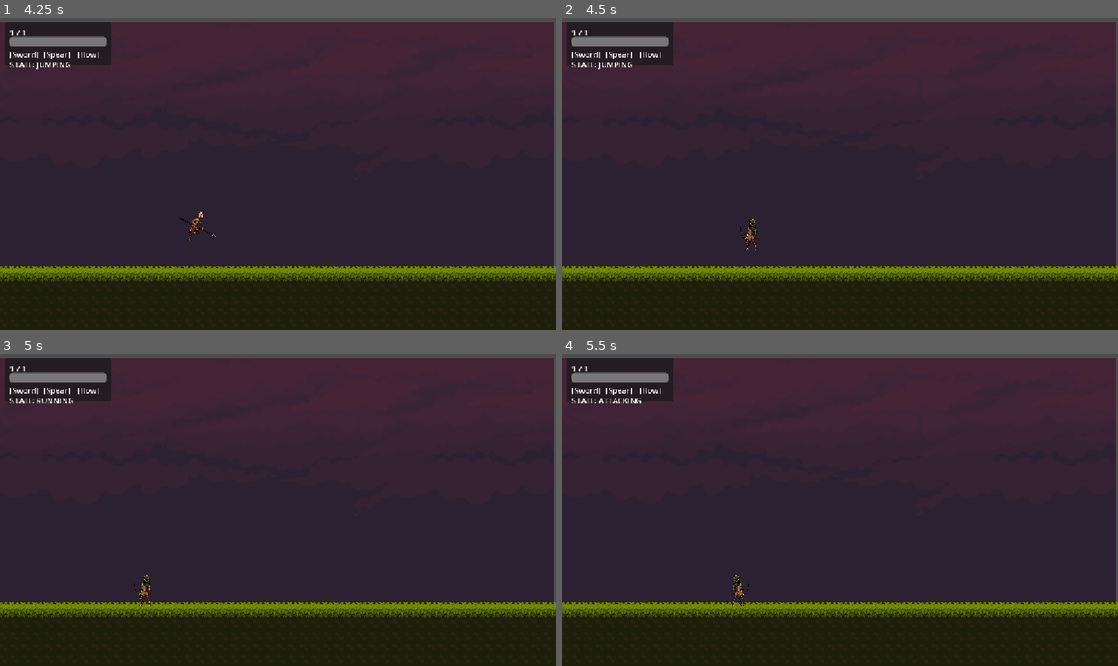
Above: before the commit, frames 1-4 (two rows, left to right).
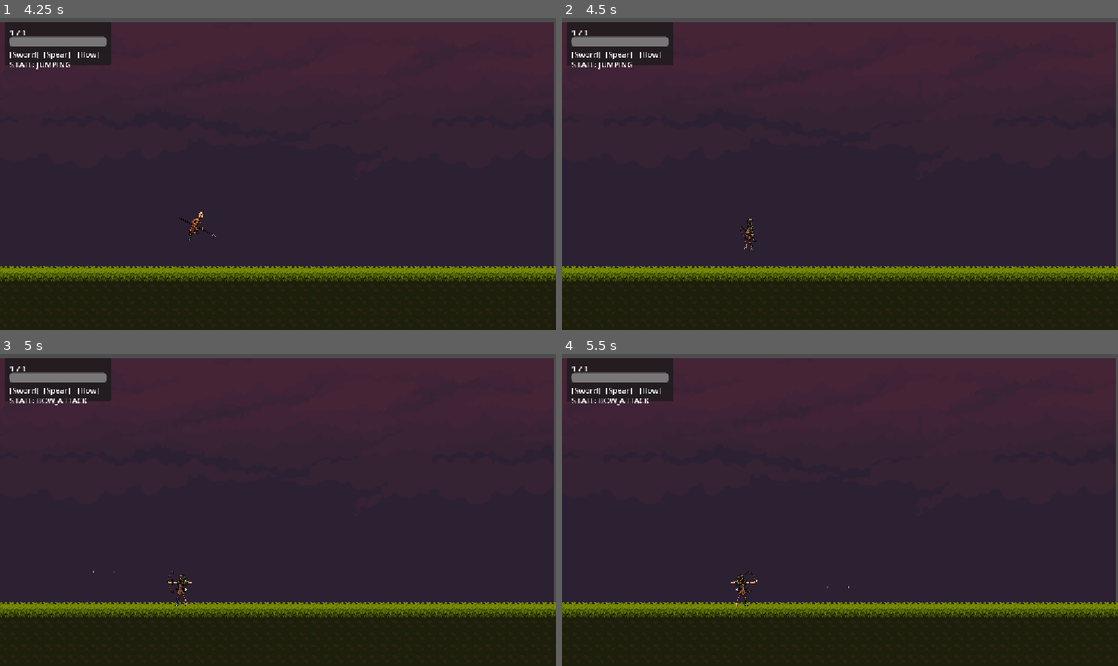
Above: after the commit, the same moments.

Repository: sizzlingsisig/triquetra
Game: Godot game, scene res://main.tscn
Two runs of this game, one before a commit and one after it. Both use one fixed random seed, a clock stepped at 60 frames per second and the inputs below.
Inputs (mouse positions are in pixels of both pictures, inside the frame that each line leads up to):
- Up to frame 1 (4.25 s): tap Enter at 0.5 s; move the mouse to (400, 158) at 0.52 s; hold D (move_right) 0.53-2.03 s; click (400, 158) at 0.6 s; tap Space (jump) at 0.77, 1.25, 1.52, 3.02, 3.77 s; right-click (400, 158) at 0.8 s; move the mouse to (166, 189) at 1.27 s; right-click (166, 189) at 1.35 s; click (166, 189) at 1.55 s; move the mouse to (333, 105) at 2.02 s; hold A (move_left) 2.03-2.78 s; click (333, 105) at 2.1 s; right-click (333, 105) at 2.3 s; move the mouse to (250, 236) at 2.77 s; hold D (move_right) from 2.78 s (still down); right-click (250, 236) at 2.85 s; click (250, 236) at 3.05 s; move the mouse to (444, 220) at 3.52 s; tap Mouse wheel down (swap_next) at 3.6 s; right-click (444, 220) at 3.8 s
- Up to frame 2 (4.5 s): move the mouse to (673, 127) at 4.27 s; release D (move_right) at 4.28 s; hold A (move_left) from 4.28 s (still down); tap Mouse wheel up (swap_prev) at 4.35 s
- Up to frame 3 (5 s): keep holding A (move_left); tap Space (jump) at 4.52 s; click (111, 463) at 4.55 s
- Up to frame 4 (5.5 s): move the mouse to (867, 510) at 5.02 s; release A (move_left) at 5.03 s; hold D (move_right) from 5.03 s (still down); click (867, 510) at 5.1 s; right-click (867, 510) at 5.3 s

Frame 1 is identical in both runs. In frame 2, 0.1% of the frame differs, in the area x 32-36%, y 64-75%; in frame 3, 0.3%, in the area x 6-35%, y 14-81%; in frame 4, 0.3%.

Commit message:
feat: added movement animations, special effects, special attack, and projectile firing for bow form

Diff:
--- a/scenes/player/arrow_projectile.tscn
+++ b/scenes/player/arrow_projectile.tscn
@@ -1,6 +1,7 @@
 [gd_scene format=3]
 
 [ext_resource type="Script" path="res://scripts/features/combat/projectiles/player_arrow_projectile.gd" id="arrow_projectile_script"]
+[ext_resource type="Texture2D" uid="uid://bobx5f7a3nwa7" path="res://assets/skeleton_sprites/Skeleton_Archer/Arrow.png" id="arrow_texture"]
 
 [sub_resource type="CircleShape2D" id="arrow_shape"]
 radius = 6.0
@@ -12,3 +13,6 @@
 
 [node name="CollisionShape2D" type="CollisionShape2D" parent="." unique_id=1656986993]
 shape = SubResource("arrow_shape")
+
+[node name="Sprite" type="Sprite2D" parent="."]
+texture = ExtResource("arrow_texture")
--- a/scenes/player/player_bow.tscn
+++ b/scenes/player/player_bow.tscn
@@ -18,6 +18,8 @@
 [ext_resource type="Script" uid="uid://dw1q2bctx58lp" path="res://scripts/features/player/states/state_jumping.gd" id="state_jumping_script"]
 [ext_resource type="Script" uid="uid://bp1nfpynqa7pr" path="res://scripts/features/player/states/state_running.gd" id="state_running_script"]
 [ext_resource type="Script" uid="uid://cqptjtnsn3hwp" path="res://scripts/features/player/states/state_special.gd" id="state_special_script"]
+[ext_resource type="Script" path="res://scripts/features/player/states/state_bow_attack.gd" id="state_bow_attack_script"]
+[ext_resource type="Script" path="res://scripts/features/player/states/state_evasion.gd" id="state_evasion_script"]
 
 [sub_resource type="AtlasTexture" id="atlas_dead_0"]
 atlas = ExtResource("6")
@@ -502,5 +504,11 @@
 [node name="StateSwitching" type="Node" parent="Fsm" unique_id=953415323]
 script = ExtResource("17_jlo4l")
 
+[node name="StateBowAttack" type="Node" parent="Fsm"]
+script = ExtResource("state_bow_attack_script")
+
+[node name="StateEvasion" type="Node" parent="Fsm"]
+script = ExtResource("state_evasion_script")
+
 [node name="MovementComponent" type="Node" parent="." unique_id=425040645]
 script = ExtResource("17_5eoj4")
--- a/scripts/features/player/player_controller.gd
+++ b/scripts/features/player/player_controller.gd
@@ -12,6 +12,7 @@
 @onready var _sprite: AnimatedSprite2D = $Sprite
 @onready var _hurtbox: Hurtbox = $Hurtbox
 @onready var _movement: PlayerMovementComponent = $MovementComponent
+@onready var _collision_shape: CollisionShape2D = $CollisionShape2D
 var _input_buffer: Node
 
 func get_input_buffer() -> Node:
@@ -81,6 +82,7 @@
 	if _fsm:
 		_fsm.physics_update(delta)
 	move_and_slide()
+	_clamp_to_screen()
 
 func _apply_simple_physics(delta: float) -> void:
 	if _fsm:
@@ -90,6 +92,7 @@
 		else:
 			velocity.y = 0.0
 		move_and_slide()
+		_clamp_to_screen()
 	else:
 		if Input.is_action_just_pressed("jump") and is_on_floor():
 			velocity.y = jump_velocity
@@ -107,6 +110,17 @@
 			if is_on_floor() and absf(velocity.x) <= 4.0:
 				play_animation("idle")
 		move_and_slide()
+func _clamp_to_screen() -> void:
+	var screen_size: Vector2 = get_viewport_rect().size
+	var half_width: float = 16.0
+	var half_height: float = 26.0
+	if _collision_shape and _collision_shape.shape is RectangleShape2D:
+		var rect: RectangleShape2D = _collision_shape.shape
+		half_width = rect.size.x * 0.5
+		half_height = rect.size.y * 0.5
+	global_position.x = clampf(global_position.x, half_width, screen_size.x - half_width)
+	global_position.y = clampf(global_position.y, half_height, screen_size.y - half_height)
+
 func _unhandled_input(_event: InputEvent) -> void:
 	pass
 
@@ -132,7 +146,11 @@
 	if arrow_scene:
 		var arrow: Node = arrow_scene.instantiate()
 		get_parent().add_child(arrow)
-		arrow.global_position = global_position + (_facing * Vector2(30, -15))
+		var marker: Node2D = get_node_or_null("ArrowSpawnMarker")
+		if marker:
+			arrow.global_position = marker.global_position
+		else:
+			arrow.global_position = global_position + Vector2(_facing.x * 30, -15)
 		if arrow.has_method("initialize"):
 			arrow.initialize(_facing, form_id)
 
@@ -194,6 +212,7 @@
 
 func _set_sprite_facing(facing_left: bool) -> void:
 	_facing_left = facing_left
+	_facing = Vector2.LEFT if facing_left else Vector2.RIGHT
 	if _sprite:
 		_sprite.flip_h = facing_left
 
@@ -224,5 +243,6 @@
 
 func set_facing(left: bool) -> void:
 	_facing_left = left
+	_facing = Vector2.LEFT if left else Vector2.RIGHT
 	if _sprite:
 		_sprite.flip_h = left
--- a/scripts/features/player/player_fsm.gd
+++ b/scripts/features/player/player_fsm.gd
@@ -11,6 +11,8 @@
 	JUMPING = 5,
 	DEAD = 6,
 	STUNNED = 7,
+	BOW_ATTACK = 8,
+	EVASION = 9,
 }
 
 const COMMAND_PRIMARY_ATTACK: StringName = &"primary_attack"
@@ -88,7 +90,7 @@
 
 func _resolve_next_state() -> int:
 	match _state:
-		PlayerStateNode.ATTACKING, PlayerStateNode.SPECIAL, PlayerStateNode.JUMPING, PlayerStateNode.STUNNED, PlayerStateNode.DEAD, PlayerStateNode.SWITCHING:
+		PlayerStateNode.ATTACKING, PlayerStateNode.SPECIAL, PlayerStateNode.JUMPING, PlayerStateNode.STUNNED, PlayerStateNode.DEAD, PlayerStateNode.SWITCHING, PlayerStateNode.BOW_ATTACK, PlayerStateNode.EVASION:
 			return _state
 	if not _controller.is_on_floor():
 		return PlayerStateNode.JUMPING
@@ -114,5 +116,9 @@
 			return &"DEAD"
 		PlayerStateNode.STUNNED:
 			return &"STUNNED"
+		PlayerStateNode.BOW_ATTACK:
+			return &"BOW_ATTACK"
+		PlayerStateNode.EVASION:
+			return &"EVASION"
 		_:
 			return &"UNKNOWN"
--- /dev/null
+++ b/scripts/features/player/states/state_bow_attack.gd
@@ -0,0 +1,45 @@
+class_name StateBowAttack
+extends PlayerStateNode
+
+const Fsm = preload("res://scripts/features/player/player_fsm.gd")
+
+var _combo_index: int = 0
+var _animations: Array[StringName] = [&"shot", &"shot_2"]
+var _animation_finished: bool = false
+
+func _ready() -> void:
+	state_id = Fsm.PlayerStateNode.BOW_ATTACK
+
+func enter(_prev: int) -> void:
+	_combo_index = 0
+	_animation_finished = false
+	_controller.spawn_arrow()
+	_controller.play_animation(&"shot")
+	var sprite: AnimatedSprite2D = _controller.get_sprite()
+	if sprite and not sprite.animation_finished.is_connected(_on_animation_finished):
+		sprite.animation_finished.connect(_on_animation_finished)
+
+func exit(_next: int) -> void:
+	var sprite: AnimatedSprite2D = _controller.get_sprite()
+	if sprite and sprite.animation_finished.is_connected(_on_animation_finished):
+		sprite.animation_finished.disconnect(_on_animation_finished)
+
+func can_accept_command(cmd: StringName) -> bool:
+	return cmd == Fsm.COMMAND_PRIMARY_ATTACK
+
+func handle_action(cmd: StringName) -> bool:
+	if cmd == Fsm.COMMAND_PRIMARY_ATTACK:
+		if not _animation_finished:
+			_combo_index = (_combo_index + 1) % _animations.size()
+			_controller.spawn_arrow()
+			_controller.play_animation(_animations[_combo_index])
+			return true
+	return false
+
+func _on_animation_finished() -> void:
+	_animation_finished = true
+
+func physics_update(delta: float) -> void:
+	_controller.velocity.x = 0.0
+	if _animation_finished:
+		_fsm.force_state(Fsm.PlayerStateNode.IDLE, &"animation_finished")
--- /dev/null
+++ b/scripts/features/player/states/state_evasion.gd
@@ -0,0 +1,53 @@
+class_name StateEvasion
+extends PlayerStateNode
+
+const Fsm = preload("res://scripts/features/player/player_fsm.gd")
+
+const DASH_SPEED: float = 400.0
+
+var _animation_finished: bool = false
+var _motion_blur: ShaderMaterial
+
+func _ready() -> void:
+	state_id = Fsm.PlayerStateNode.EVASION
+	_motion_blur = ShaderMaterial.new()
+	_motion_blur.shader = preload("res://shaders/motion_blur.gdshader")
+
+func enter(_prev: int) -> void:
+	_animation_finished = false
+
+	# Apply motion blur shader to sprite
+	var sprite: AnimatedSprite2D = _controller.get_sprite()
+	if sprite:
+		sprite.material = _motion_blur
+		_motion_blur.set_shader_parameter(&"intensity", 0.8)
+		if not sprite.animation_finished.is_connected(_on_animation_finished):
+			sprite.animation_finished.connect(_on_animation_finished)
+
+	# Dash in opposite facing direction
+	var dash_dir: float = 1.0 if _controller.is_facing_left() else -1.0
+	_controller.velocity.x = dash_dir * DASH_SPEED
+	_motion_blur.set_shader_parameter(&"direction", Vector2(dash_dir, 0.0))
+
+	_controller.play_animation(&"evasion")
+
+func exit(_next: int) -> void:
+	var sprite: AnimatedSprite2D = _controller.get_sprite()
+	if sprite:
+		sprite.material = null
+		if sprite.animation_finished.is_connected(_on_animation_finished):
+			sprite.animation_finished.disconnect(_on_animation_finished)
+
+func can_accept_command(_cmd: StringName) -> bool:
+	return false
+
+func handle_action(_cmd: StringName) -> bool:
+	return false
+
+func _on_animation_finished() -> void:
+	_animation_finished = true
+
+func physics_update(delta: float) -> void:
+	if _animation_finished:
+		_controller.velocity.x = move_toward(_controller.velocity.x, 0.0, DASH_SPEED * delta)
+		_fsm.force_state(Fsm.PlayerStateNode.IDLE, &"animation_finished")
--- a/scripts/features/player/states/state_idle.gd
+++ b/scripts/features/player/states/state_idle.gd
@@ -15,19 +15,26 @@
 func handle_action(cmd: StringName) -> bool:
 	match cmd:
 		Fsm.COMMAND_PRIMARY_ATTACK:
-			_controller.spawn_hitbox()
-			_controller.play_animation("attack")
-			_fsm.force_state(Fsm.PlayerStateNode.ATTACKING, cmd)
+			if _controller.form_id == &"Bow":
+				_controller.spawn_arrow()
+				_controller.play_animation(&"shot")
+				_fsm.force_state(Fsm.PlayerStateNode.BOW_ATTACK, cmd)
+			else:
+				_controller.spawn_hitbox()
+				_controller.play_animation(&"attack")
+				_fsm.force_state(Fsm.PlayerStateNode.ATTACKING, cmd)
 			return true
 		Fsm.COMMAND_SPECIAL:
-			if _controller.form_id == &"Bow":
-				_controller.spawn_arrow()
-				_controller.play_animation("shot")
-			elif _controller.form_id == &"Sword":
-				_controller.play_animation("block")
-			else:
-				_controller.play_animation("special")
-			_fsm.force_state(Fsm.PlayerStateNode.SPECIAL, cmd)
+			match _controller.form_id:
+				&"Bow":
+					_controller.play_animation(&"evasion")
+					_fsm.force_state(Fsm.PlayerStateNode.EVASION, cmd)
+				&"Sword":
+					_controller.play_animation(&"block")
+					_fsm.force_state(Fsm.PlayerStateNode.SPECIAL, cmd)
+				_:
+					_controller.play_animation(&"special")
+					_fsm.force_state(Fsm.PlayerStateNode.SPECIAL, cmd)
 			return true
 		Fsm.COMMAND_JUMP:
 			_controller.jump()
@@ -47,7 +54,8 @@
 	if _movement:
 		_movement.apply_movement(delta)
 	if absf(_controller.velocity.x) > 4.0:
-		_controller.play_animation("run")
+		var move_anim: StringName = &"walk" if _controller.form_id == &"Bow" else &"run"
+		_controller.play_animation(move_anim)
 		_fsm.force_state(Fsm.PlayerStateNode.RUNNING, &"movement")
 	elif not _controller.is_on_floor():
 		_fsm.force_state(Fsm.PlayerStateNode.JUMPING, &"falling")
--- a/scripts/features/player/states/state_jumping.gd
+++ b/scripts/features/player/states/state_jumping.gd
@@ -15,11 +15,17 @@
 func handle_action(cmd: StringName) -> bool:
 	match cmd:
 		Fsm.COMMAND_PRIMARY_ATTACK:
-			_controller.spawn_hitbox()
+			if _controller.form_id == &"Bow":
+				_controller.spawn_arrow()
+				_controller.play_animation(&"shot")
+				_fsm.force_state(Fsm.PlayerStateNode.BOW_ATTACK, cmd)
+			else:
+				_controller.spawn_hitbox()
 			return true
 		Fsm.COMMAND_SPECIAL:
 			if _controller.form_id == &"Bow":
-				_controller.spawn_arrow()
+				_controller.play_animation(&"evasion")
+				_fsm.force_state(Fsm.PlayerStateNode.EVASION, cmd)
 			return true
 	return false
 
--- a/scripts/features/player/states/state_running.gd
+++ b/scripts/features/player/states/state_running.gd
@@ -7,7 +7,8 @@
 	state_id = Fsm.PlayerStateNode.RUNNING
 
 func enter(_prev: int) -> void:
-	_controller.play_animation("run")
+	var move_anim: StringName = &"walk" if _controller.form_id == &"Bow" else &"run"
+	_controller.play_animation(move_anim)
 
 func can_accept_command(cmd: StringName) -> bool:
 	return cmd == Fsm.COMMAND_PRIMARY_ATTACK or cmd == Fsm.COMMAND_SPECIAL or cmd == Fsm.COMMAND_JUMP or cmd == Fsm.COMMAND_SWAP_NEXT or cmd == Fsm.COMMAND_SWAP_PREV
@@ -15,20 +16,26 @@
 func handle_action(cmd: StringName) -> bool:
 	match cmd:
 		Fsm.COMMAND_PRIMARY_ATTACK:
-			_controller.spawn_hitbox()
-			_controller.play_animation("run_attack")
-			_fsm.force_state(Fsm.PlayerStateNode.ATTACKING, cmd)
+			if _controller.form_id == &"Bow":
+				_controller.spawn_arrow()
+				_controller.play_animation(&"shot")
+				_fsm.force_state(Fsm.PlayerStateNode.BOW_ATTACK, cmd)
+			else:
+				_controller.spawn_hitbox()
+				_controller.play_animation(&"run_attack")
+				_fsm.force_state(Fsm.PlayerStateNode.ATTACKING, cmd)
 			return true
 		Fsm.COMMAND_SPECIAL:
 			match _controller.form_id:
 				&"Bow":
-					_controller.spawn_arrow()
-					_controller.play_animation("shot")
+					_controller.play_animation(&"evasion")
+					_fsm.force_state(Fsm.PlayerStateNode.EVASION, cmd)
 				&"Sword":
-					_controller.play_animation("block")
+					_controller.play_animation(&"block")
+					_fsm.force_state(Fsm.PlayerStateNode.SPECIAL, cmd)
 				&"Spear":
-					_controller.play_animation("special")
-			_fsm.force_state(Fsm.PlayerStateNode.SPECIAL, cmd)
+					_controller.play_animation(&"special")
+					_fsm.force_state(Fsm.PlayerStateNode.SPECIAL, cmd)
 			return true
 		Fsm.COMMAND_JUMP:
 			_controller.jump()
--- /dev/null
+++ b/shaders/motion_blur.gdshader
@@ -0,0 +1,13 @@
+shader_type canvas_item;
+
+uniform float intensity: hint_range(0.0, 1.0) = 0.0;
+uniform vec2 direction = vec2(1.0, 0.0);
+
+void fragment() {
+	vec4 color = texture(TEXTURE, UV);
+	for (int i = 1; i <= 6; i++) {
+		float f = float(i) / 6.0;
+		color += texture(TEXTURE, UV - direction * intensity * f * 0.04);
+	}
+	COLOR = color / 7.0;
+}
Not shown, added: scripts/features/player/states/state_bow_attack.gd.uid
Not shown, added: scripts/features/player/states/state_evasion.gd.uid
Not shown, added: shaders/motion_blur.gdshader.uid
